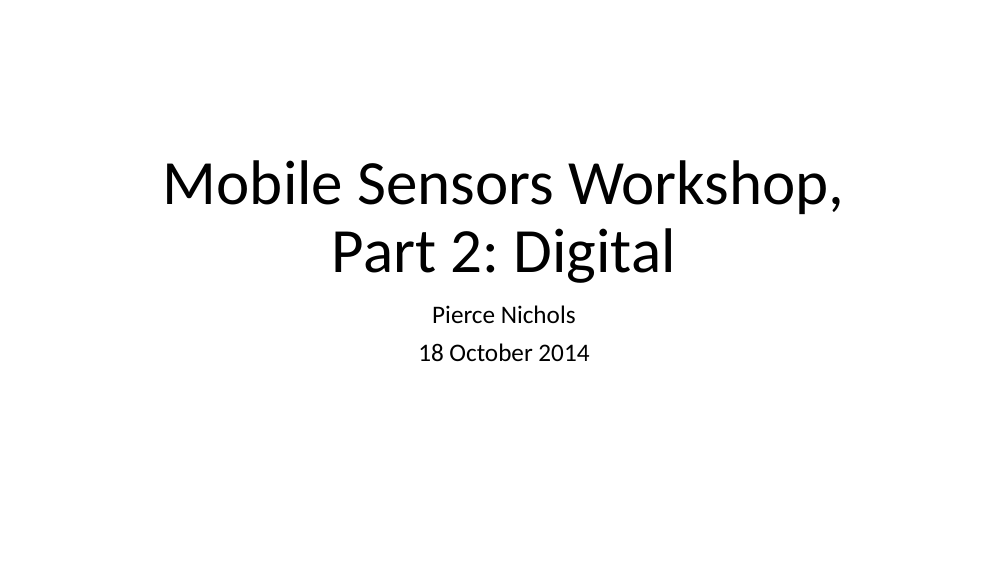
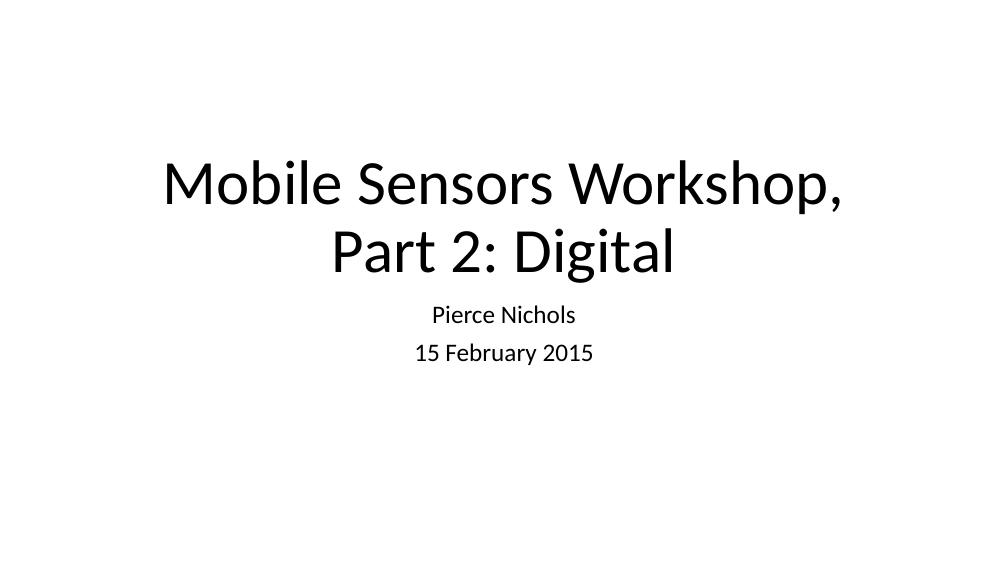
Before and after one commit to logos-electromechanical/SensorWorkshop, a slide deck: slide 1 of presentation/Mobile Sensors Workshop, Part 2.pptx. Drawn at 1008x567 pixels with LibreOffice and Linux fonts; fonts in the diff are those of the drawing. Boxes give left, top, right and bottom in pixels: in the first picture for what was removed or moved away, otherwise in the second. Text is boxed around its words. In the diff, an @@ line names an element or a change of style, - is before the commit and + after.

Commit message:
Modified digital class files for available supplies

```diff
--- a/presentation/Mobile Sensors Workshop, Part 2.pptx
+++ b/presentation/Mobile Sensors Workshop, Part 2.pptx
@@ subtitle at bbox=[414, 343, 594, 365]: text changed @@
-18 October 2014
+15 February 2015
```
Also in this commit, not shown: 3 other slides changed, 14 other files.
